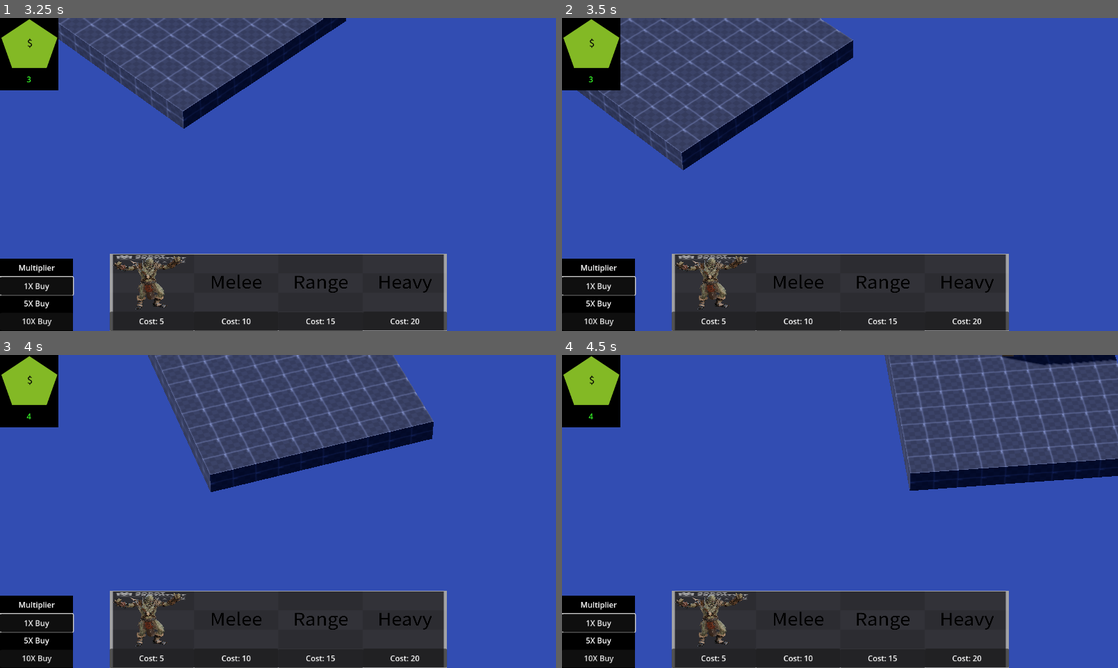
Above: before the commit, frames 1-4 (two rows, left to right).
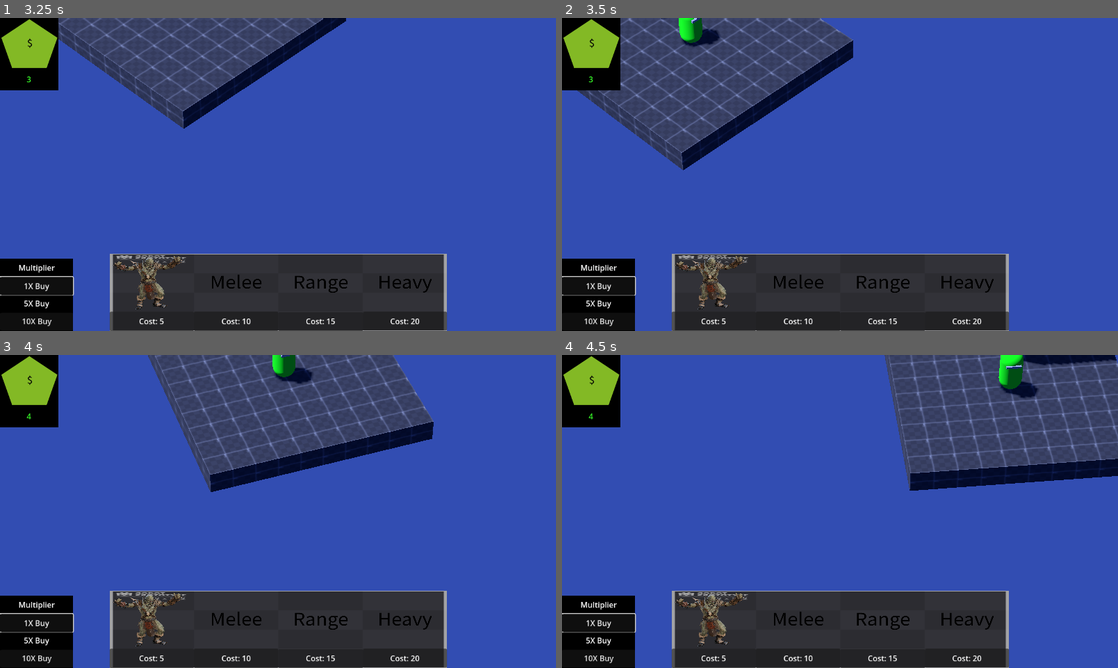
Above: after the commit, the same moments.

Repository: HuskyGameDev/2024f-team10
Game: Godot game, scene res://scenes/game.tscn
Same seed, same stepped clock (60 frames per second), same inputs: the game is played once before the commit and once after it.
Inputs (mouse positions are in pixels of both pictures, inside the frame that each line leads up to):
- Up to frame 1 (3.25 s): click "1X Buy" at 0.5 s; move the mouse to (250, 237) at 1.27 s; hold Up 1.28-2 s; hold Mouse wheel down (Scroll_Down) 1.28-2 s; click "5X Buy" at 2 s; move the mouse to (444, 221) at 2.77 s; hold Up from 2.78 s (still down); tap Mouse wheel up (Scroll_Up) at 2.85 s
- Up to frame 2 (3.5 s): keep holding Up
- Up to frame 3 (4 s): move the mouse to (111, 464) at 3.52 s; release Up at 3.53 s; hold Left from 3.53 s (still down); hold Q from 3.53 s (still down)
- Up to frame 4 (4.5 s): keep holding Left; move the mouse to (867, 511) at 4.27 s; release Q at 4.28 s; tap E at 4.35 s

Frame 1 is identical in both runs. In frame 2, 0.5% of the frame differs, in the area x 21-29%, y 0-10%; in frame 3, 0.4%; in frame 4, 0.6%, in the area x 78-86%, y 0-14%.

Commit message:
changed damage function

Diff:
--- a/scenes/player.tscn
+++ b/scenes/player.tscn
@@ -23,7 +23,7 @@
 currentHealth = 100.0
 healthRegen = 1.0
 attackDmg = 10.0
-attackSpeed = 5.5
+attackSpeed = 0.6
 attackRange = 1.2
 
 [node name="Hitbox" type="CollisionShape3D" parent="." groups=["Orc Troop"]]
--- a/scripts/orc.gd
+++ b/scripts/orc.gd
@@ -15,7 +15,7 @@
 	rangeDetector.radius = attackRange
 	shape_cast_3d.shape = rangeDetector
 
-	attack_timer.wait_time = 1 / attackSpeed
+	attack_timer.wait_time = attackSpeed
 
 
 func _process(delta: float) -> void:
@@ -33,7 +33,7 @@
 func _physics_process(delta: float) -> void:
 	pass
 
-func damage(amount : int):
+func damage(amount : float):
 	currentHealth -= amount
 
 # called every 0.1 seconds
Not shown: 1 places in scenes/game.tscn that only renumber resources
